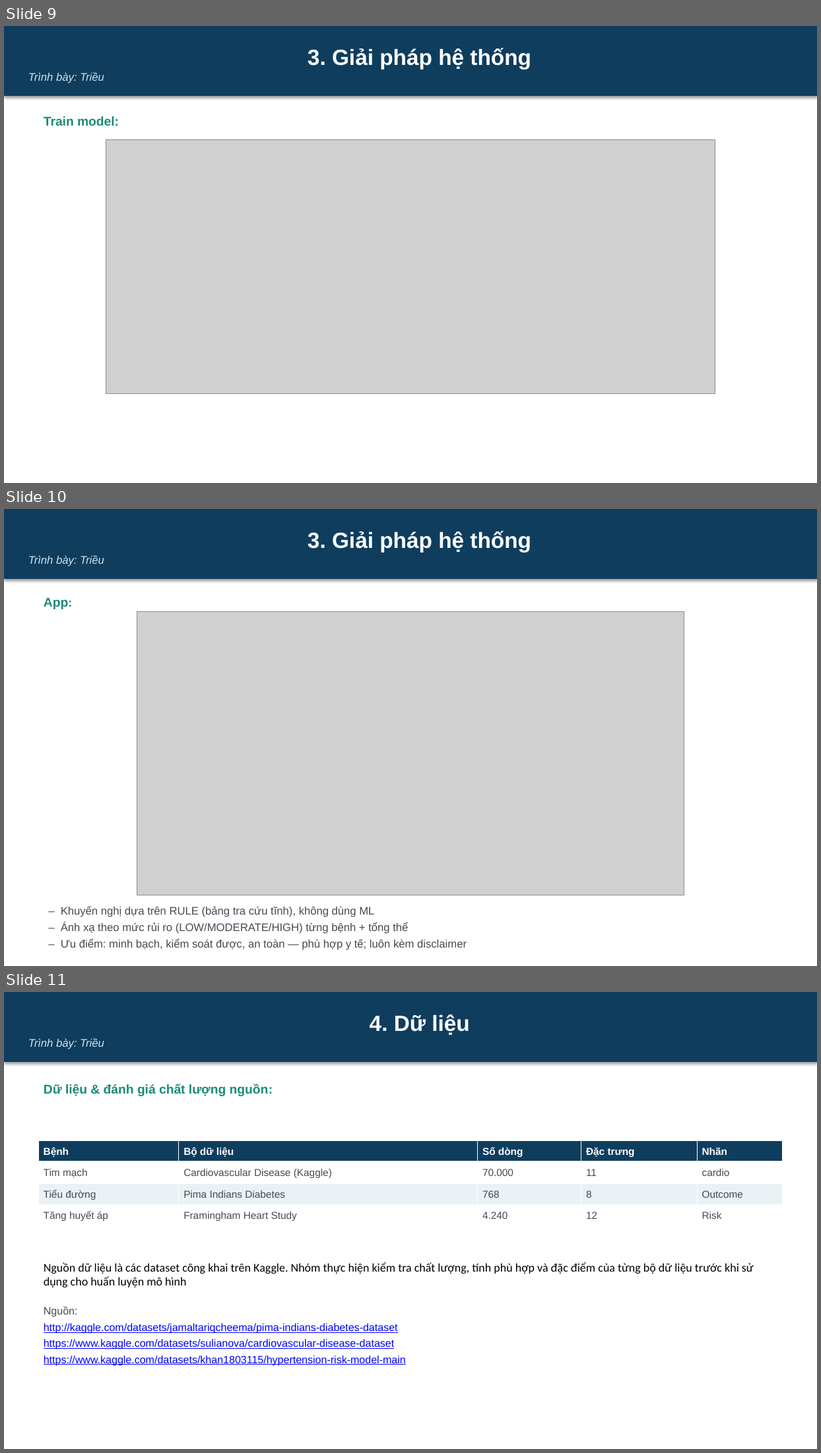
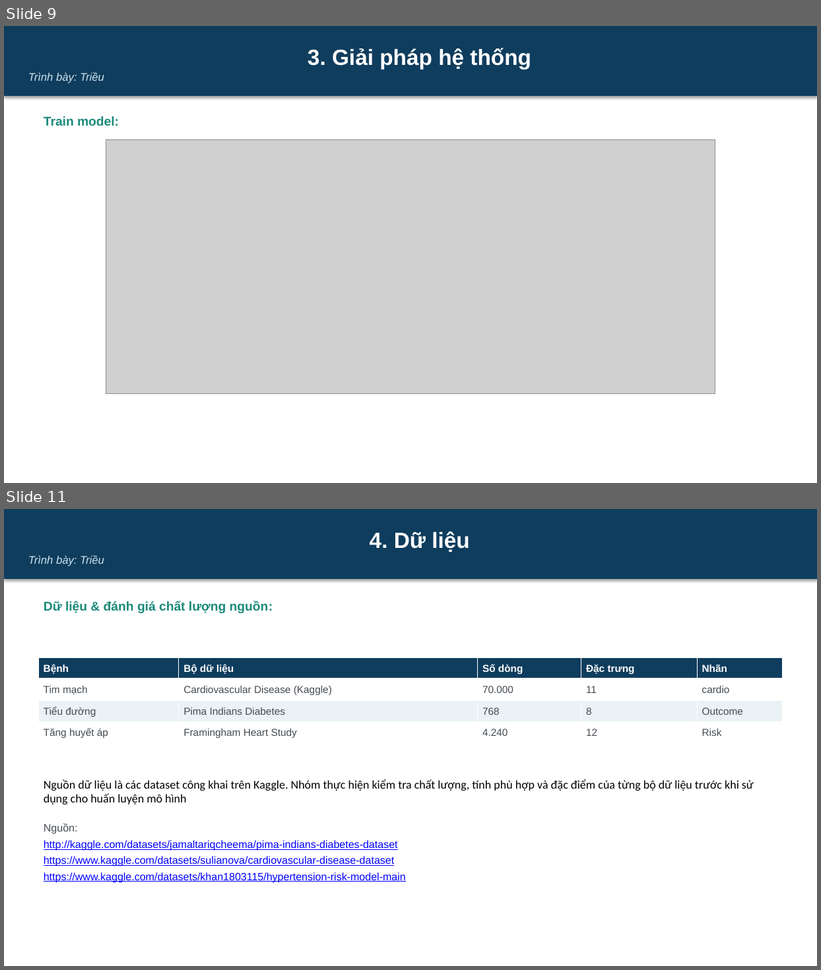
Before and after one commit to dinhdatthong1809/gaussian-mixture-model, a slide deck: Slide.pptx. Shown one above the other, each under a label of ours: slides 9, 10 and 11 before the commit, slides 9 and 11 after it; the slides between them are not shown. The pictures are 821x1453 and 821x970 pixels, drawn with LibreOffice and Linux fonts; fonts in the diff are those of the drawing; grey boxes stand for pictures. Boxes give left, top, right and bottom in pixels: in the first picture for what was removed or moved away, otherwise in the second. Text is boxed around its words. In the diff, an @@ line names an element or a change of style, - is before the commit and + after.

```diff
--- a/Slide.pptx
+++ b/Slide.pptx
@@ slide 10 removed at <box>4,509,817,966</box>, background #FFFFFF @@
@@ rectangle removed at <box>4,509,817,579</box> @@
-3. Giải pháp hệ thống
-Trình bày: Triều
@@ text removed at <box>44,597,68,609</box> @@
-App:
@@ picture removed at <box>137,611,684,896</box> @@
@@ text removed at <box>61,906,467,951</box> @@
-  – Khuyến nghị dựa trên RULE (bảng tra cứu tĩnh), không dùng ML
-  – Ánh xạ theo mức rủi ro (LOW/MODERATE/HIGH) từng bệnh + tổng thể
-  – Ưu điểm: minh bạch, kiểm soát được, an toàn — phù hợp y tế; luôn kèm disclaimer
```
Also in this commit, not shown: 2 slides changed, 1 slide added, 1 other file.
